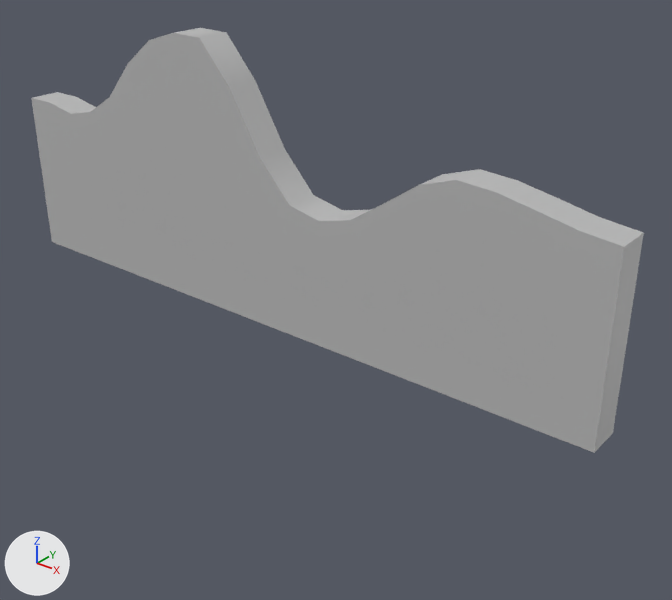
What one commit did to the FBX model StarCatcherGame/Assets/Landscapes/FBX Land/B_4.fbx.
Rendered twice from a 50 mm lens placed at (0.327, -0.354, 0.245), pointed at (0.034, 0.012, 0.018). Arrows for +X, +Y and +Z are at lower left; the lights stay in place. Where no turn or scale is listed for an object, it has been applied to the vertices.

Script lines for the objects in view, before the commit:
```python
me_mesh = bpy.data.meshes.new('Mesh')
me_mesh.from_pydata(...)  # 84 vertices, 82 faces; spans x -0.2..0.2, y -0.01..0.01, z -0.05..0.106
me_mesh.materials.append(mat_lambert1)  # grey #bcbcbc
ob_pcube1 = bpy.data.objects.new('pCube1', me_mesh)
ob_pcube1.location = (0.0, 0.0, 0.05)
```
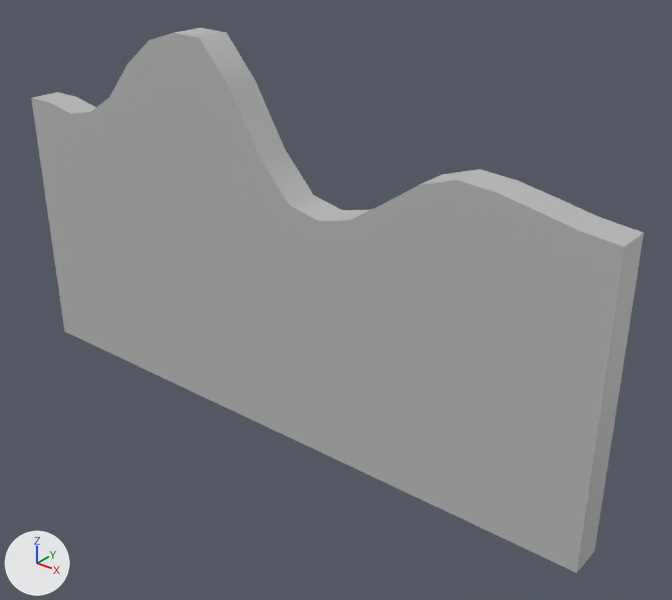
Pixel boxes (x1, y1, x2, y2) of what changed, in the pictures (672 x 600 px; the box of a moved part takes in the faces that stretch with it):
'pCube1', reshaped (28% taller)
    before: (31, 28, 644, 453)
    after: (31, 28, 644, 573)
part 1 of me_mesh, moved or reshaped
    before: (52, 239, 613, 453)
    after: (52, 239, 613, 573)

The edits, one by one:
me_mesh has 84 vertices, 82 faces and spans x -0.2..0.2, y -0.01..0.01, z -0.05..0.106.
me_mesh is used by ob_pcube1; location (0.0, 0.0, 0.05).
me_mesh part 1: all 42 vertices in x -0.2..0.2, y -0.01..0.01, z -0.05 are moved by (0.0, 0.0, -0.07).
